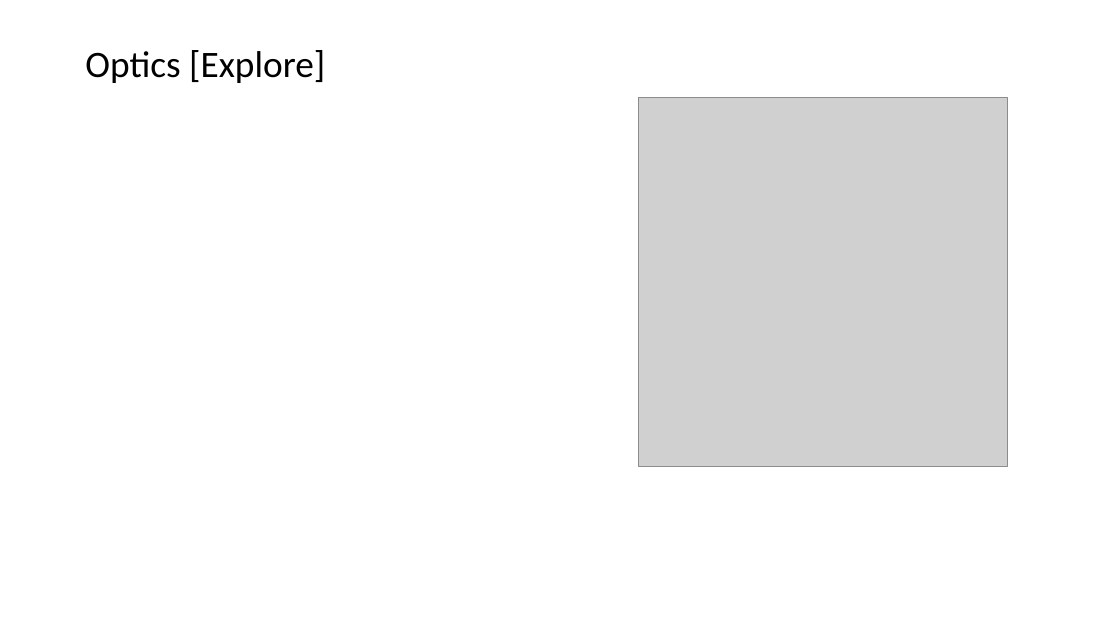
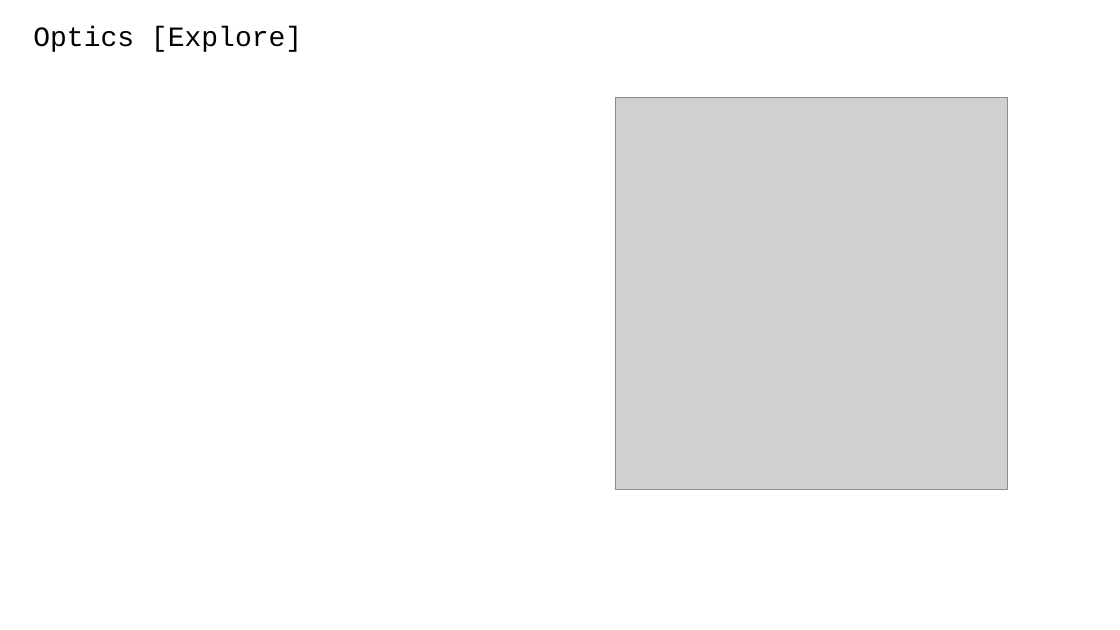
Before and after one commit to PolarizedLightFieldMicroscopy/Documents, a slide deck: slide 36 of LFI plugin/LFM Toolbox.pptx (slide 21 before the commit). Drawn at 1120x630 pixels with LibreOffice and Linux fonts; fonts in the diff are those of the drawing; grey boxes stand for pictures. Boxes give left, top, right and bottom in pixels: in the first picture for what was removed or moved away, otherwise in the second. Text is boxed around its words. In the diff, an @@ line names an element or a change of style, - is before the commit and + after.

```diff
--- a/LFI plugin/LFM Toolbox.pptx
+++ b/LFI plugin/LFM Toolbox.pptx
@@ title "Optics [Explore]": place and size @@
-title "Optics [Explore]" at box(85, 50, 325, 83)
+title "Optics [Explore]" at box(33, 26, 302, 52)
@@ title "Optics [Explore]" at box(33, 26, 302, 52): size 32 to 24 pt, font Calibri to Courier New @@
@@ picture: place and size @@
-picture at box(639, 97, 1008, 466)
+picture at box(616, 97, 1008, 490)
```
Also in this commit, not shown: 16 other slides changed, 23 slides added, 6 slides removed, 5 other files.
